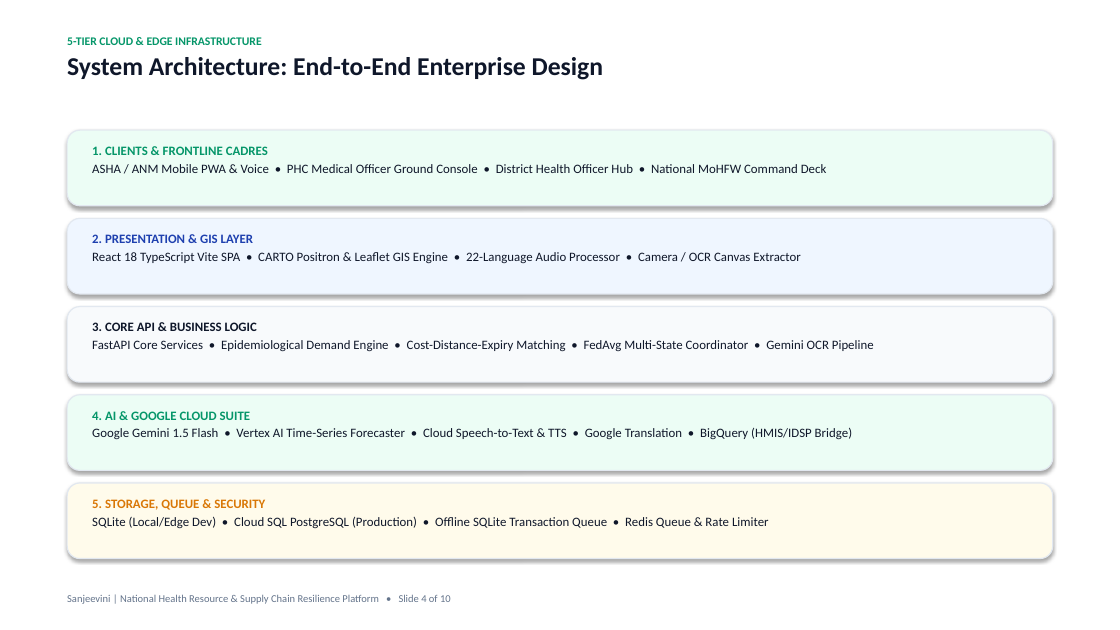
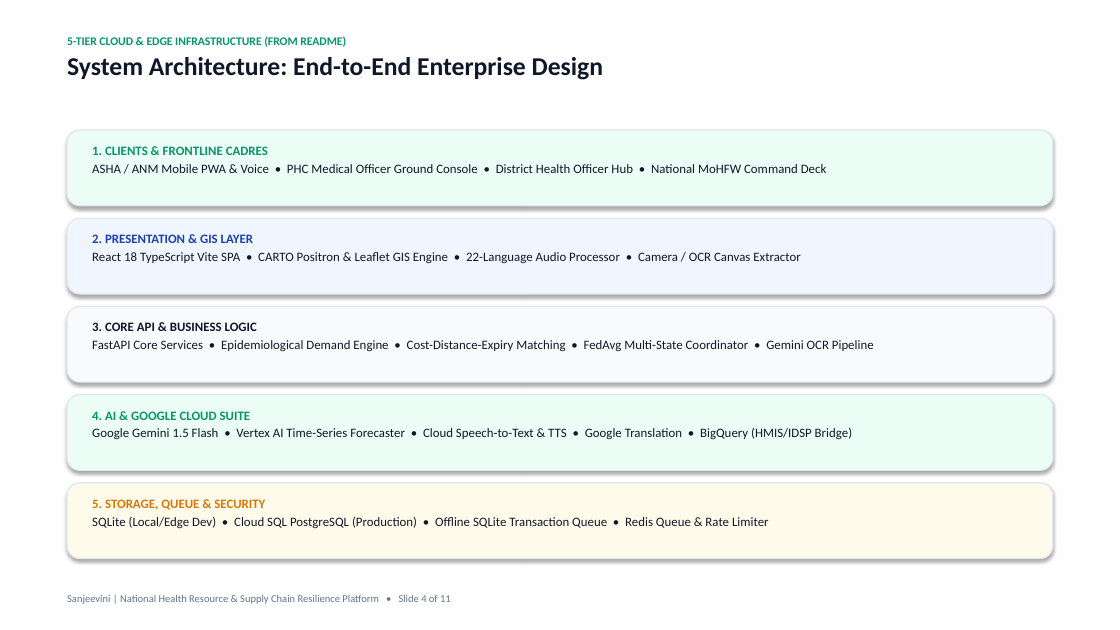
Before and after one commit to chiraghs/Sanjeevini, a slide deck: slide 4 of Pitch-DECK/Sanjeevini-Pitch-Deck.pptx. Drawn at 1120x630 pixels with LibreOffice and Linux fonts; fonts in the diff are those of the drawing. Boxes give left, top, right and bottom in pixels: in the first picture for what was removed or moved away, otherwise in the second. Text is boxed around its words. In the diff, an @@ line names an element or a change of style, - is before the commit and + after.

```diff
--- a/Pitch-DECK/Sanjeevini-Pitch-Deck.pptx
+++ b/Pitch-DECK/Sanjeevini-Pitch-Deck.pptx
@@ text at (x1=67, y1=36, x2=346, y2=47): text changed @@
-5-TIER CLOUD & EDGE INFRASTRUCTURE
+5-TIER CLOUD & EDGE INFRASTRUCTURE (FROM README)
@@ text at (x1=67, y1=594, x2=451, y2=604): text changed @@
-Sanjeevini | National Health Resource & Supply Chain Resilience Platform • Slide 4 of 10
+Sanjeevini | National Health Resource & Supply Chain Resilience Platform • Slide 4 of 11
```
Also in this commit, not shown: 9 other slides changed, 1 slide added, 3 other files.
